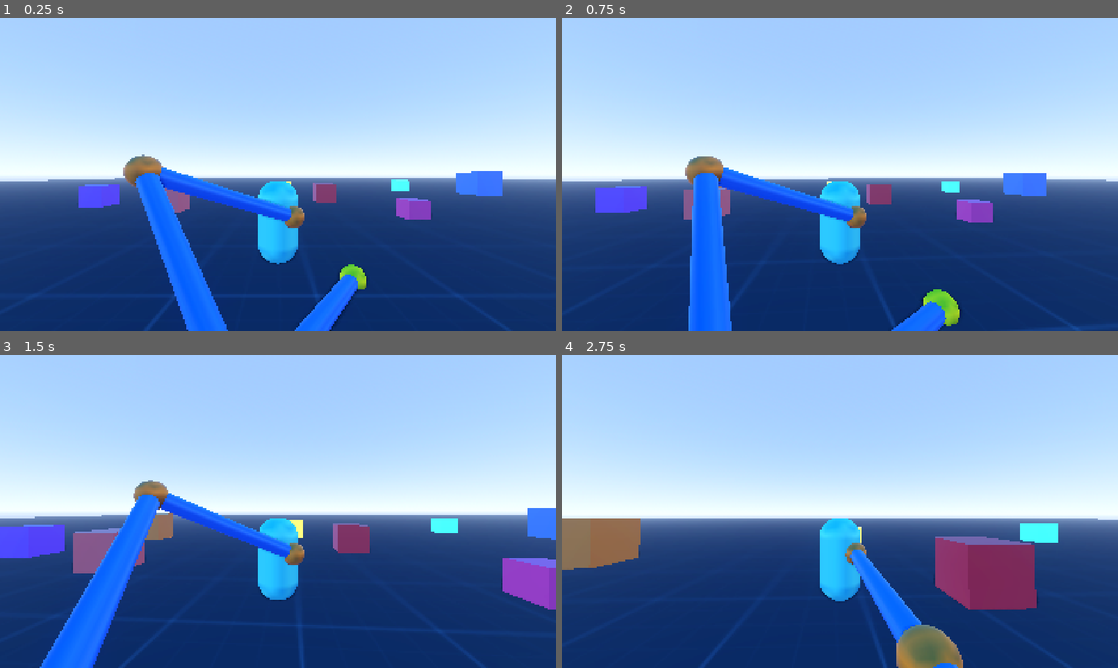
Above: before the commit, frames 1-4 (two rows, left to right).
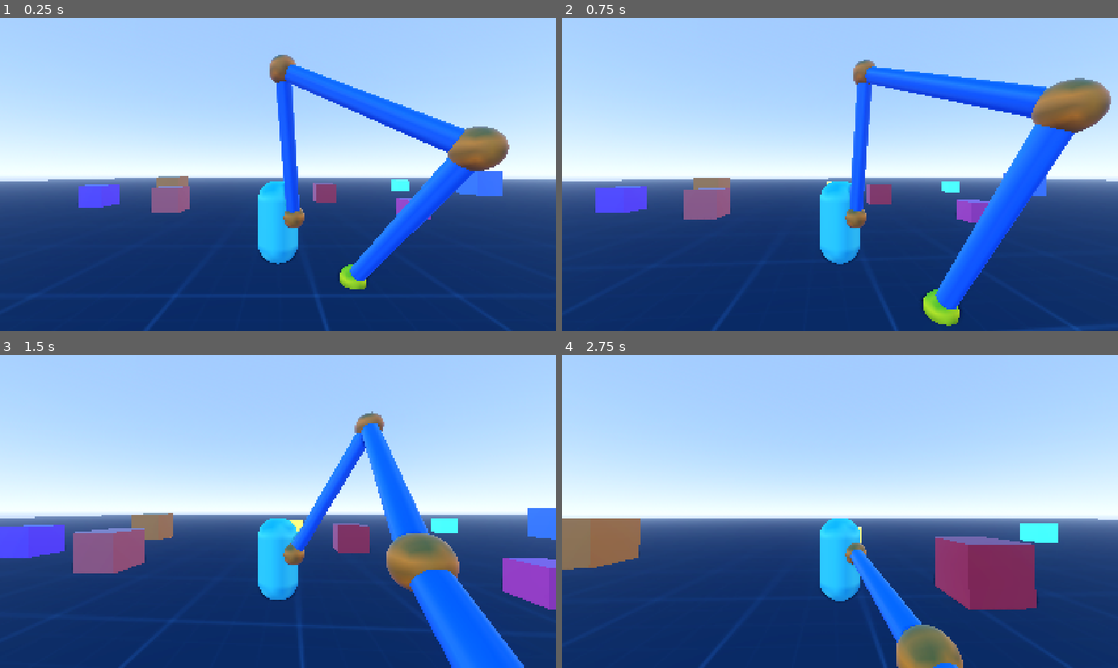
Above: after the commit, the same moments.

Repository: lliamsymonds04/doc-oc
Game: Godot game, scene res://main.tscn
The game is run twice, just before and just after one commit, with the same random seed, the same clock (stepped at 60 frames per second) and the same inputs.
Inputs (mouse positions are in pixels of both pictures, inside the frame that each line leads up to):
- Up to frame 1 (0.25 s): no input
- Up to frame 2 (0.75 s): tap Enter at 0.5 s; move the mouse to (867, 174) at 0.52 s; hold W (forward) from 0.53 s (still down)
- Up to frame 3 (1.5 s): keep holding W (forward); tap Space (jump) at 0.77 s; move the mouse to (250, 511) at 1.27 s
- Up to frame 4 (2.75 s): keep holding W (forward); tap Space (jump) at 1.52 s; move the mouse to (851, 505) at 2.02 s

The runs differ from the first frame. In frame 1, 13% of the frame differs, in the area x 22-92%, y 11-100%; in frame 2, 15%, in the area x 22-99%, y 13-100%; in frame 3, 13%; in frame 4, nothing differs.

Commit message:
feat: pole to fabrik solver

Diff:
--- a/systems/inverse_kinematics/basic_arm.gd
+++ b/systems/inverse_kinematics/basic_arm.gd
@@ -14,6 +14,7 @@
 
 var target: Vector3 = Vector3.ZERO
 var target_node: Node3D
+var pole: Node3D
 
 var solver: FabrikSolver
 var limb_meshes: Array[MeshInstance3D] = []
@@ -33,7 +34,7 @@
 
 
 func _physics_process(_delta: float) -> void:
-	var solved := solver.solve(target, Vector3.ZERO)
+	var solved := solver.solve(target, Vector3.ZERO, pole.position)
 	_update_visualizer(solved)
 
 func _build_visualizer() -> void:
--- a/systems/inverse_kinematics/fabrik_solver.gd
+++ b/systems/inverse_kinematics/fabrik_solver.gd
@@ -16,8 +16,33 @@
 		lengths.append((p_joints[i + 1] - p_joints[i]).length())
 		total_length += lengths[i]
 
+func apply_pole(target: Vector3, root: Vector3, pole: Vector3) -> void:
+	var axis := (target - root).normalized()
 
-func solve(target: Vector3, root: Vector3) -> PackedVector3Array:
+	for i in range(1,joints.size() - 1):
+		var joint_vector := joints[i] - root
+		var pole_vector := pole - root
+
+		joint_vector -= axis * joint_vector.dot(axis)
+		pole_vector -= axis * pole_vector.dot(axis)
+
+		if joint_vector.length_squared() < 0.0001:
+			continue
+		if pole_vector.length_squared() < 0.0001:
+			continue
+
+
+		joint_vector = joint_vector.normalized()
+		pole_vector = pole_vector.normalized()
+
+		var angle := atan2(
+			axis.dot(joint_vector.cross(pole_vector)),
+			joint_vector.dot(pole_vector)
+		)
+
+		joints[i] = root + Basis(axis, angle) * (joints[i] - root)
+
+func solve(target: Vector3, root: Vector3, pole: Vector3) -> PackedVector3Array:
 	var dist_to_target = root.distance_to(target)
 
 	# Unreachable: stretch the chain straight toward the target.
@@ -41,6 +66,7 @@
 			var lam = lengths[i] / maxf(r, 0.0001)
 			joints[i] = joints[i + 1].lerp(joints[i], lam)
 
+
 		# Forward pass: root -> end
 		joints[0] = root
 		for i in range(joints.size() - 1):
@@ -48,4 +74,6 @@
 			var lam = lengths[i] / maxf(r, 0.0001)
 			joints[i + 1] = joints[i].lerp(joints[i + 1], lam)
 
+		apply_pole(target, root, pole)
+
 	return joints
--- a/systems/player/player.tscn
+++ b/systems/player/player.tscn
@@ -24,8 +24,11 @@
 [node name="Arm" type="Marker3D" parent="Hitbox" unique_id=634293142]
 transform = Transform3D(1, 0, 0, 0, 1, 0, 0, 0, 1, 0.3531066, 0.18764907, 0.37650687)
 
-[node name="Target" type="Node3D" parent="Hitbox/Arm" unique_id=1807086582]
+[node name="Target" type="Marker3D" parent="Hitbox/Arm" unique_id=550686394]
 transform = Transform3D(1, 0, 0, 0, 1, 0, 0, 0, 1, 1.1221828, -1.0896435, 0.6019857)
+
+[node name="Pole" type="Marker3D" parent="Hitbox/Arm" unique_id=1263360260]
+transform = Transform3D(1, 0, 0, 0, 1, 0, 0, 0, 1, 0.54553735, 0.7931467, 0.85597676)
 
 [node name="MeshInstance3D" type="MeshInstance3D" parent="." unique_id=1008928997]
 transform = Transform3D(1, 0, 0, 0, 1, 0, 0, 0, 1, 0, 1.0040846, 0)
--- a/systems/player/player_controller.gd
+++ b/systems/player/player_controller.gd
@@ -16,12 +16,18 @@
 			push_warning("%s is missing child 'target'" % mount.name)
 			continue
 
+		var pole := mount.get_node("Pole") as Node3D
+		if not pole:
+			push_warning("%s is missing child 'pole'" % mount.name)
+			continue
+
 		target.top_level = true
 
 		var arm := arm_scene.instantiate() as BasicArm
 		arm.target_node = target
 		arm.position = Vector3.ZERO
 		arm.target = target.position
+		arm.pole = pole
 		mount.add_child(arm)
 		arms.append(arm)
 
Not shown, added: agent.md
